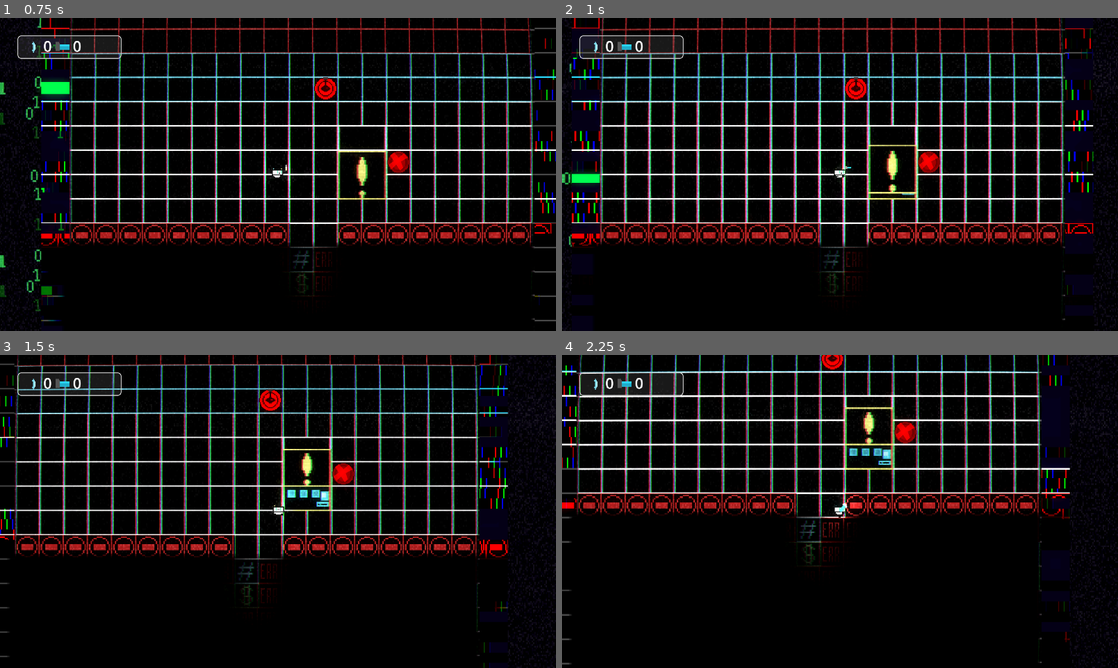
Above: before the commit, frames 1-4 (two rows, left to right).
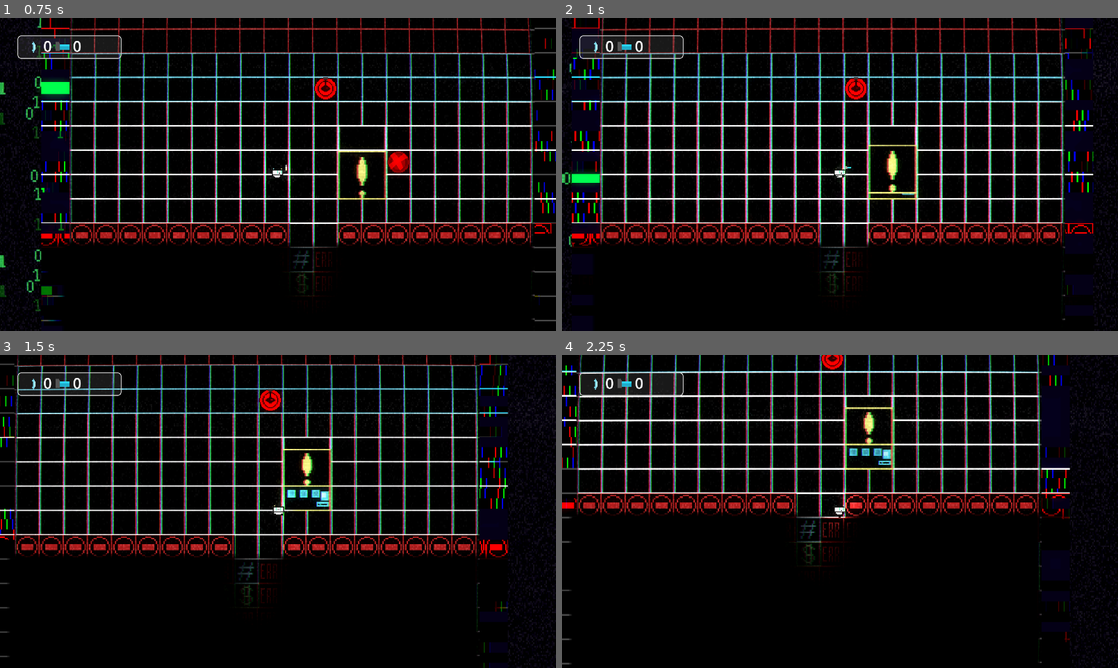
Above: after the commit, the same moments.

Repository: LexMalch/DebagerNew
Game: Godot game, scene res://scene/main/main.tscn
The game is run twice, just before and just after one commit, with the same random seed, the same clock (stepped at 60 frames per second) and the same inputs.
Inputs (mouse positions are in pixels of both pictures, inside the frame that each line leads up to):
- Up to frame 1 (0.75 s): move the mouse to (400, 158) at 0.52 s; hold D (right) from 0.53 s (still down); hold 3 (build_mode) from 0.53 s (still down)
- Up to frame 2 (1 s): keep holding D (right); keep holding 3 (build_mode); tap 1 (dig_mode) at 0.8 s
- Up to frame 3 (1.5 s): move the mouse to (166, 527) at 1.27 s; release D (right) at 1.28 s; release 3 (build_mode) at 1.28 s; hold S (down) from 1.28 s (still down); tap 1 (dig_mode) at 1.35 s
- Up to frame 4 (2.25 s): click (728, 527) at 1.55 s; move the mouse to (895, 442) at 2.02 s; release S (down) at 2.03 s; press the mouse at (895, 442) at 2.03 s; hold D (right) from 2.03 s (still down)

Frame 1 is identical in both runs. In frame 2, 0.2% of the frame differs, in the area x 63-68%, y 42-50%; in frame 3, 0.2%; in frame 4, 0.3%, in the area x 49-64%, y 21-51%.

Commit message:
huglfksd;'

Diff:
--- a/project.godot
+++ b/project.godot
@@ -109,6 +109,11 @@
 "events": [Object(InputEventKey,"resource_local_to_scene":false,"resource_name":"","device":-1,"window_id":0,"alt_press …(191 unchanged characters)…
 ]
 }
+fight_mode={
+"deadzone": 0.2,
+"events": [Object(InputEventKey,"resource_local_to_scene":false,"resource_name":"","device":-1,"window_id":0,"alt_pressed":false,"shift_pressed":false,"ctrl_pressed":false,"meta_pressed":false,"pressed":false,"keycode":0,"physical_keycode":50,"key_label":0,"unicode":50,"location":0,"echo":false,"script":null)
+]
+}
 
 [layer_names]
 
--- a/scene/BuildingSystem/building_system.gd
+++ b/scene/BuildingSystem/building_system.gd
@@ -16,14 +16,15 @@
 	curr_build = builds[pointer]
 
 func _physics_process(delta: float) -> void:
-	#get_place()
+
 	if %Player.build_mode == true:
 		get_pos()
 		$Sprite2D.position= curr_pos
 		$Polygon2D.position= curr_pos
 		check_building_status()
-
-
+	if %Player.build_mode == false:
+		$Sprite2D.visible = false
+		$Polygon2D.visible = false
 
 func _input(event):
 	if event.is_action_pressed("build_mode"):
--- a/scene/enemy/enemy_spider/enemy_spider.gd
+++ b/scene/enemy/enemy_spider/enemy_spider.gd
@@ -15,6 +15,7 @@
 var nearest_body
 var direction = Vector2.DOWN
 var attack_target
+var kd= false
 
 
 
@@ -118,3 +119,10 @@
 
 	if health <= 0:
 		queue_free()
+
+
+func _on_kd_timer_timeout() -> void:
+	kd= false
+
+func  kd_start():
+	$Kd_Timer.start()
--- a/scene/enemy/enemy_spider/enemy_spider.tscn
+++ b/scene/enemy/enemy_spider/enemy_spider.tscn
@@ -176,8 +176,12 @@
 value = 29.26
 show_percentage = false
 
+[node name="Kd_Timer" type="Timer" parent="."]
+one_shot = true
+
 [connection signal="body_entered" from="Spider_head" to="." method="_on_spider_head_body_entered"]
 [connection signal="body_exited" from="Spider_head" to="." method="_on_spider_head_body_exited"]
 [connection signal="body_entered" from="Detection_area" to="." method="_on_detection_area_body_entered"]
 [connection signal="body_exited" from="Detection_area" to="." method="_on_detection_area_body_exited"]
 [connection signal="timeout" from="Attack_Timer" to="." method="_on_attack_timer_timeout"]
+[connection signal="timeout" from="Kd_Timer" to="." method="_on_kd_timer_timeout"]
--- a/scene/laser/laser.gd
+++ b/scene/laser/laser.gd
@@ -19,7 +19,7 @@
 	else:
 		$Beam_line.visible = false
 		$Touch_animation.visible = false
-	if Input.is_action_pressed("lmb"):
+	if Input.is_action_pressed("lmb") and (get_parent().fight_mode or get_parent().dig_mode):
 		shoot = true
 	else:
 		shoot = false
--- a/scene/main/main.tscn
+++ b/scene/main/main.tscn
@@ -438,7 +438,7 @@
 autostart = true
 
 [node name="SpawnTimer" type="Timer" parent="Wall/Spawner"]
-wait_time = 30.0
+wait_time = 10.0
 autostart = true
 
 [node name="Broken_feeler" type="Node2D" parent="Wall"]
--- a/scene/player/player.gd
+++ b/scene/player/player.gd
@@ -49,11 +49,22 @@
 				%digging.play()
 				dig_av= false
 				$dig_timer.start()
+		if fight_mode== true:
+			if $Laser/Beam.get_collider() and $Laser/Beam.get_collider().is_in_group("enemys") and $Laser/Beam.get_collider().kd!= true:
 
+				var colider = $Laser/Beam.get_collider()
+				colider.get_damage(Globals.digging_speed*2)
+				colider.kd = true
+				colider.kd_start()
 			else: return
 	if Input.is_action_just_pressed("dig_mode"):
 		if dig_mode ==false:
 			set_mode("1")
+		else:
+			set_mode("0")
+	if Input.is_action_just_pressed("fight_mode"):
+		if fight_mode ==false:
+			set_mode("2")
 		else:
 			set_mode("0")
 	if Input.is_action_pressed("rmb") and dig_mode ==true:
@@ -68,11 +79,15 @@
 	return Vector2(movement_x,movement_y)
 func set_mode(mode):
 	if mode == "1":
+		%Laser/Beam_line.default_color = Color(0.16,0.89,1,1)
+		%Laser/Touch_animation.modulate = Color(1,1,1,1)
 		build_mode = false
 		fight_mode = false
 		dig_mode = true
 		$Tool.texture = dig_sprite
 	if mode == "2":
+		%Laser/Beam_line.default_color = Color(0.708,0.19,0.12,1)
+		%Laser/Touch_animation.modulate = Color(0.93,0.18,0.19,1)
 		build_mode = false
 		fight_mode = true
 		dig_mode = false
--- a/scene/player/player.tscn
+++ b/scene/player/player.tscn
@@ -221,5 +221,17 @@
 [node name="dig_timer" type="Timer" parent="."]
 
 [node name="Laser" parent="." instance=ExtResource("26_04bvi")]
+unique_name_in_owner = true
+
+[node name="Touch_animation" parent="Laser" index="0"]
+modulate = Color(0.931927, 0.188416, 0.197826, 1)
+
+[node name="Beam" parent="Laser" index="1"]
+collision_mask = 48
+
+[node name="Beam_line" parent="Laser" index="2"]
+default_color = Color(0.708473, 0.192193, 0.125949, 1)
 
 [connection signal="timeout" from="dig_timer" to="." method="_on_dig_timer_timeout"]
+
+[editable path="Laser"]
